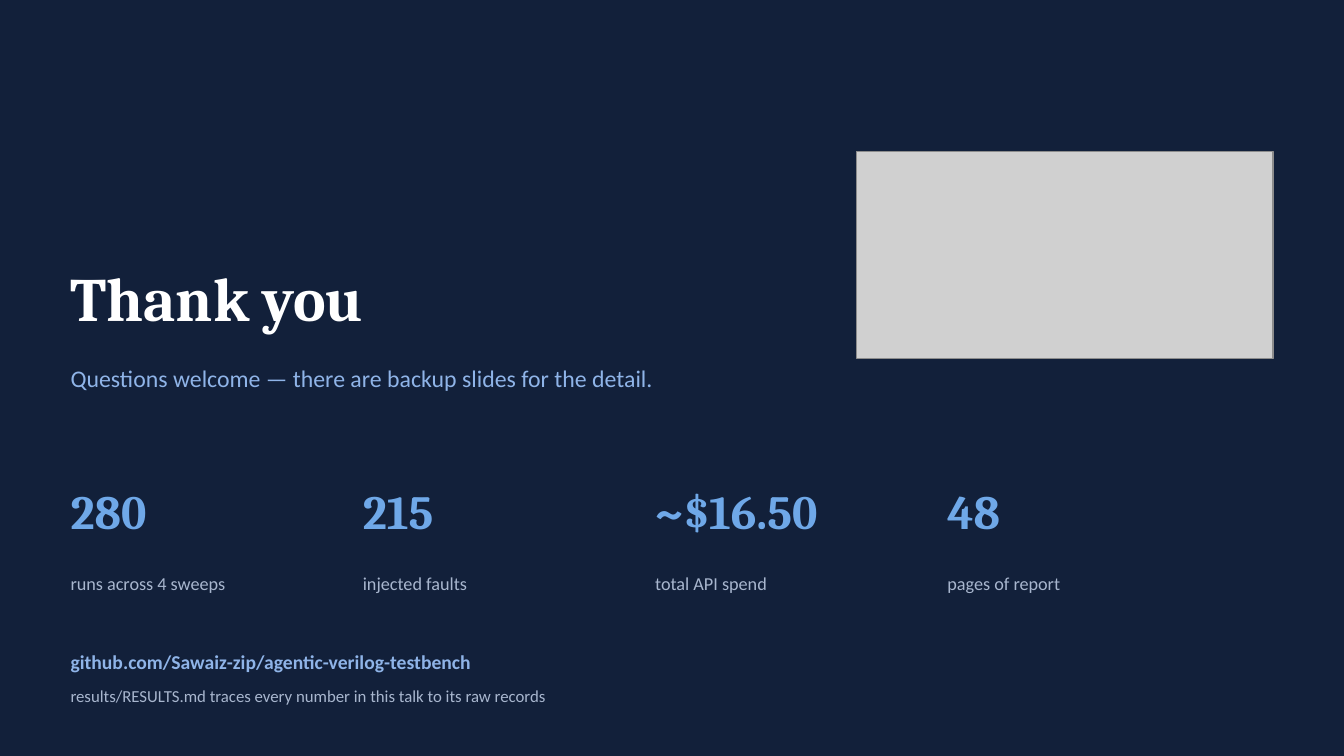
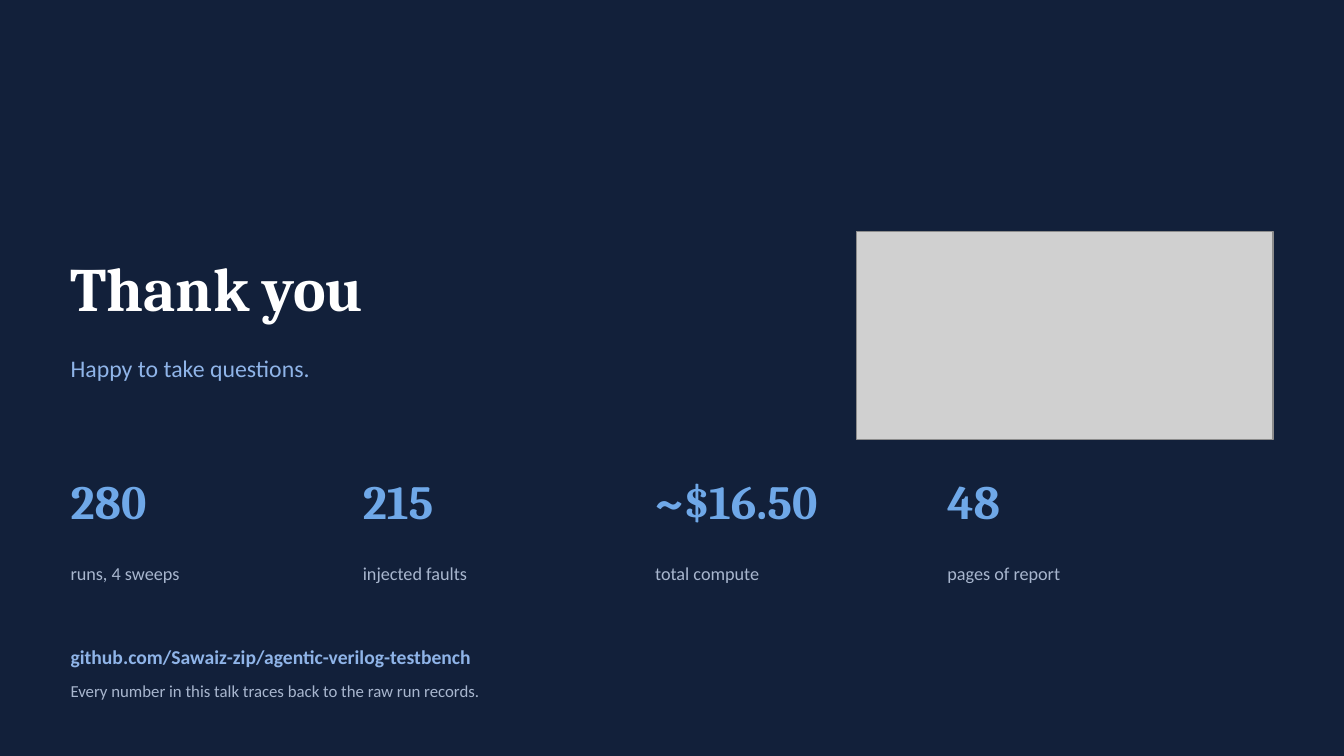
Before and after one commit to Sawaiz-zip/agentic-verilog-testbench, a slide deck: slide 24 of docs/presentation.pptx (slide 17 before the commit). Drawn at 1344x756 pixels with LibreOffice and Linux fonts; fonts in the diff are those of the drawing; grey boxes stand for pictures. Boxes give left, top, right and bottom in pixels: in the first picture for what was removed or moved away, otherwise in the second. Text is boxed around its words. In the diff, an @@ line names an element or a change of style, - is before the commit and + after.

```diff
--- a/docs/presentation.pptx
+++ b/docs/presentation.pptx
@@ picture: place and size @@
-picture at (857,151,1273,359)
+picture at (857,232,1273,440)
@@ text removed at (71,370,652,391) @@
-Questions welcome — there are backup slides for the detail.
@@ text added at (71,360,310,381), 17 pt, text #8FB4E8 @@
+Happy to take questions.
@@ text at (71,568,179,583): text changed @@
-runs across 4 sweeps
+runs, 4 sweeps
@@ text at (655,567,759,583): text changed @@
-total API spend
+total compute
@@ 7 texts: place and size @@
-7 texts at (71,278,1061,593)
+7 texts at (71,268,1061,583)
@@ text "github.com/Sawaiz-zip/agentic-verilog-testbench": place and size @@
-text "github.com/Sawaiz-zip/agentic-verilog-testbench" at (71,655,471,673)
+text "github.com/Sawaiz-zip/agentic-verilog-testbench" at (71,650,471,668)
@@ text at (71,685,479,700): text changed @@
-results/RESULTS.md traces every number in this talk to its raw records
+Every number in this talk traces back to the raw run records.
```
Also in this commit, not shown: 6 other slides changed, 17 slides added, 19 slides removed, 3 other files.
